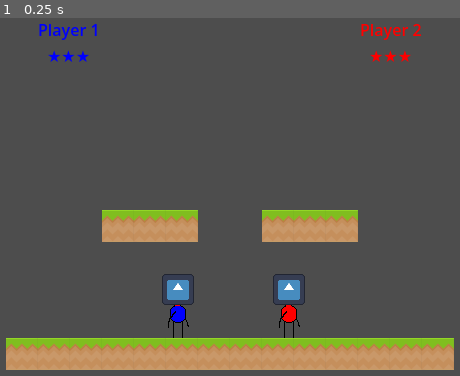
Above: before the commit, frame 1.
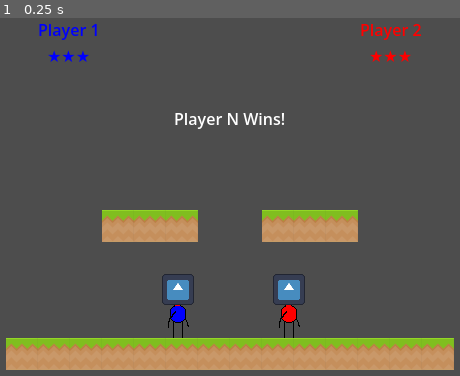
Above: after the commit, the same moment.

Repository: doctor-g/GGJ26
Game: Godot game, scene res://world/world.tscn
Two runs of this game, one before a commit and one after it. Both use one fixed random seed, a clock stepped at 60 frames per second and the inputs below. The engine's default icon, where the game draws it, is replaced by a stand-in: a white triangle on a blue panel in a dark square.
Inputs:
- Up to frame 1 (0.25 s): no input

The runs differ from the first frame. In frame 1, 0.4% of the frame differs, in the area x 38-62%, y 26-32%.

Commit message:
Show the winner on the screen

Diff:
--- a/project/guy/guy.gd
+++ b/project/guy/guy.gd
@@ -132,7 +132,9 @@
 	if not is_on_floor():
 		target.velocity.y = PUSH_UPWARD_VELOCITY
 	await get_tree().create_timer(PUSH_EFFECT_DURATION).timeout
-	target.stunned = false
+	# If the target fell off the world, he won't be valid to un-stun.
+	if is_instance_valid(target):
+		target.stunned = false
 
 
 func _on_push_cooldown_timeout() -> void:
--- a/project/world/world.gd
+++ b/project/world/world.gd
@@ -66,4 +66,5 @@
 
 func _on_game_over(winner:Player) -> void:
 	var index = _players.find(winner)
-	print("Winner is player %d" % index)
+	%WinnerLabel.text = "Player %d Wins!" % (_players.find(winner)+1)
+	%WinnerLabel.visible = true
--- a/project/world/world.tscn
+++ b/project/world/world.tscn
@@ -43,3 +43,19 @@
 anchors_preset = 10
 anchor_right = 1.0
 grow_horizontal = 2
+
+[node name="WinnerLabel" type="Label" parent="UI" unique_id=1961054171]
+unique_name_in_owner = true
+anchors_preset = 8
+anchor_left = 0.5
+anchor_top = 0.5
+anchor_right = 0.5
+anchor_bottom = 0.5
+offset_left = -20.0
+offset_top = -91.0
+offset_right = 20.0
+offset_bottom = -68.0
+grow_horizontal = 2
+grow_vertical = 2
+text = "Player N Wins!"
+horizontal_alignment = 1
